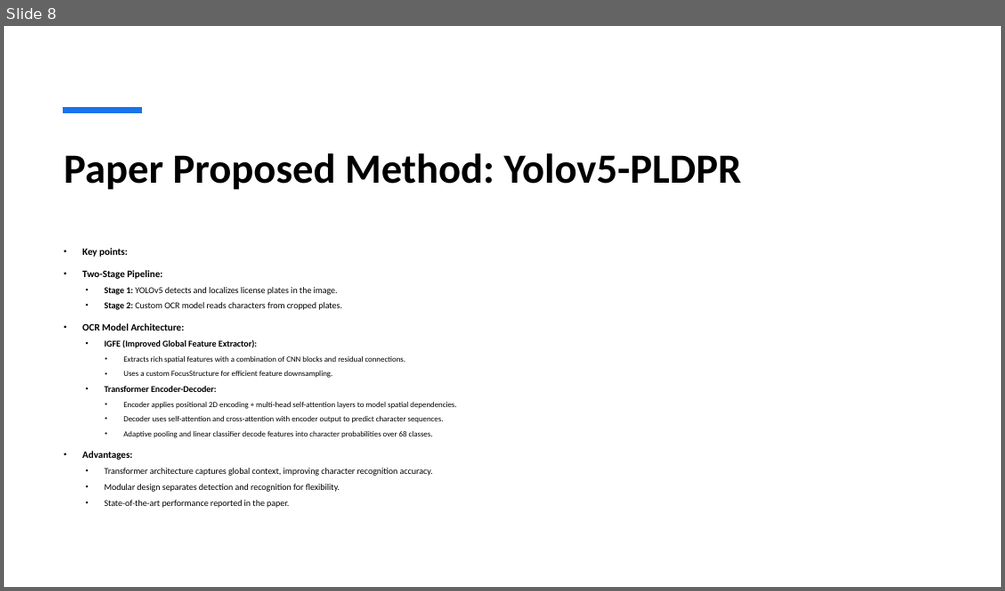
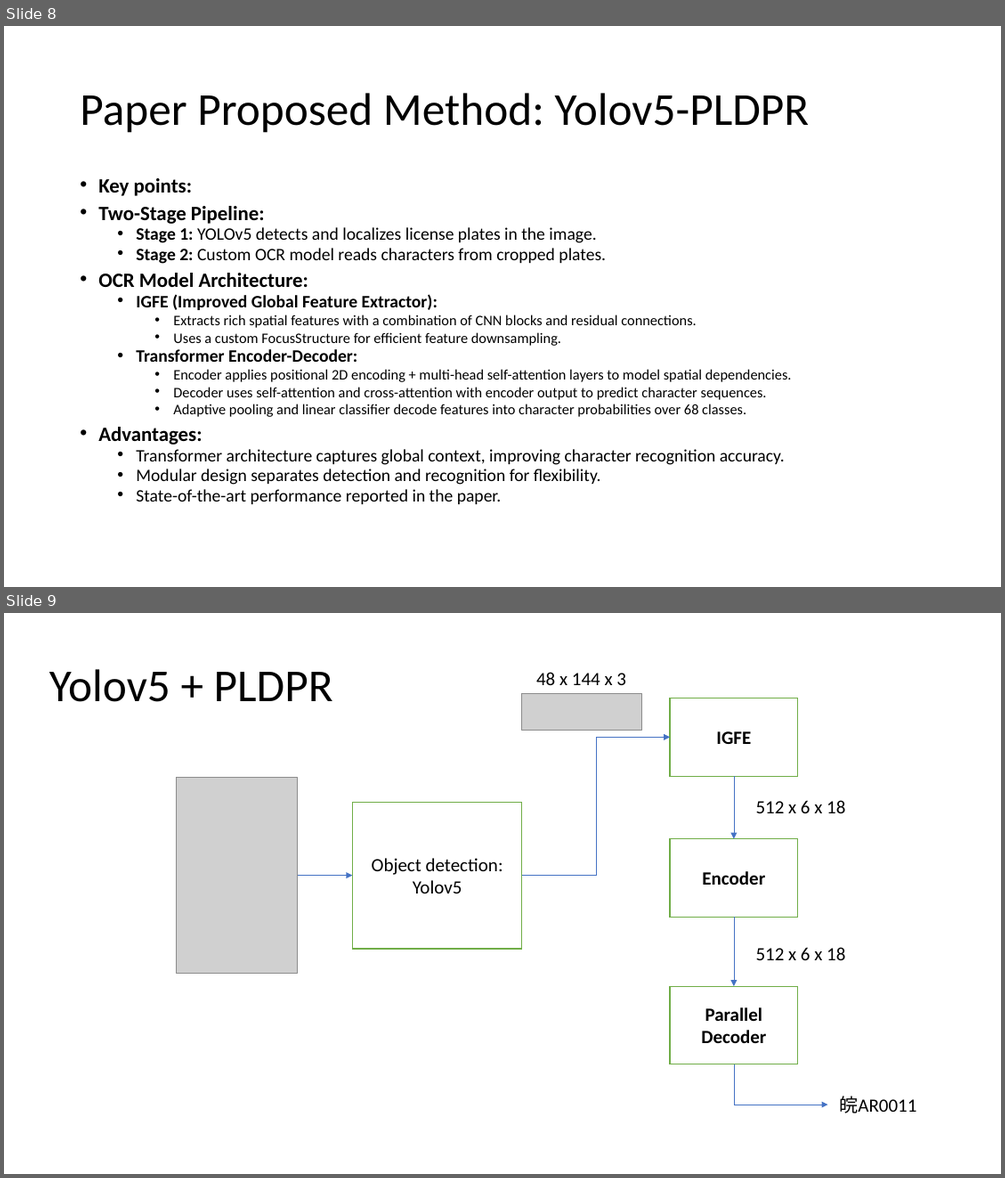
Before and after one commit to Obrigad0/Car-plate-Recognition-and-Reconstruction-with-DL, a slide deck: presentation.pptx. Shown one above the other, each under a label of ours: slide 8 before the commit, slides 8 and 9 after it. The pictures are 1005x591 and 1005x1178 pixels, drawn with LibreOffice and Linux fonts; fonts in the diff are those of the drawing; grey boxes stand for pictures. Boxes give left, top, right and bottom in pixels: in the first picture for what was removed or moved away, otherwise in the second. Text is boxed around its words. In the diff, an @@ line names an element or a change of style, - is before the commit and + after.

```diff
--- a/presentation.pptx
+++ b/presentation.pptx
@@ slide 9 added at [4, 613, 1001, 1174], background #FFFFFF @@
@@ title added at [49, 669, 333, 702], 44 pt, text #000000 @@
+Yolov5 + PLDPR
@@ text added at [536, 672, 626, 685], 18 pt, text #000000 @@
+48 x 144 x 3
@@ picture added at [522, 694, 642, 730] @@
@@ rectangle added at [671, 698, 798, 776], fill #FFFFFF, outline #70AD47 1 pt, 18 pt, text #000000, bold @@
+IGFE
@@ elbow arrow added from (522, 876) to (671, 737), #4472C4 0.5 pt @@
@@ picture added at [176, 778, 297, 973] @@
@@ arrow added from (734, 776) to (734, 839), #4472C4 0.5 pt @@
@@ rectangle added at [353, 803, 522, 949], fill #FFFFFF, outline #70AD47 1 pt, 18 pt, text #000000 @@
+Object detection:
+Yolov5
@@ text added at [756, 800, 845, 813], 18 pt, text #000000 @@
+512 x 6 x 18
@@ rectangle added at [671, 839, 798, 916], fill #FFFFFF, outline #70AD47 1 pt, 18 pt, text #000000, bold @@
+Encoder
@@ arrow added from (298, 876) to (353, 876), #4472C4 0.5 pt @@
@@ arrow added from (734, 916) to (734, 986), #4472C4 0.5 pt @@
@@ text added at [756, 947, 845, 960], 18 pt, text #000000 @@
+512 x 6 x 18
@@ rectangle added at [671, 986, 798, 1064], fill #FFFFFF, outline #70AD47 1 pt, 18 pt, text #000000, bold @@
+Parallel Decoder
@@ elbow arrow added from (734, 1064) to (828, 1104), #4472C4 0.5 pt @@
@@ text added at [839, 1095, 916, 1113], 18 pt, text #000000 @@
+皖AR0011
@@ slide 8 changed as well @@
@@ title "Paper Proposed Method: Yolov5-PLDPR": place and size @@
-title "Paper Proposed Method: Yolov5-PLDPR" at [64, 153, 742, 190]
+title "Paper Proposed Method: Yolov5-PLDPR" at [80, 93, 809, 133]
@@ title "Paper Proposed Method: Yolov5-PLDPR" at [80, 93, 809, 133]: size 40 to 44 pt, bold off; line spacing 1 to 0.9; vertical alignment top to middle @@
@@ line removed from (63, 111) to (142, 111) @@
@@ text "Key points:": place and size @@
-text "Key points:" at [82, 248, 456, 507]
+text "Key points:" at [98, 178, 792, 504]
@@ text "Key points:" at [98, 178, 792, 504]: size 9.5 to 19.6 pt in "Key points:", "Two-Stage Pipeline:", "OCR Model Architecture:", "Advantages:"; size 8.6 to 16.8 pt in "Stage 1: YOLOv5 detects and localizes license ...", "Stage 2: Custom OCR model reads characters ...", "IGFE (Improved Global Feature Extractor):", "Transformer Encoder-Decoder:" and 3 more places; size 7.6 to 14 pt in "Extracts rich spatial features with a combination ...", "Uses a custom FocusStructure for efficient feature ...", "Encoder applies positional 2D encoding + multi-head ...", "Decoder uses self-attention and cross-attention with encoder ..." and 1 more places; line spacing 1 to 0.7; indent changed @@
```
Also in this commit, not shown: 14 other slides changed, 1 other slide added, 2 slides removed.
